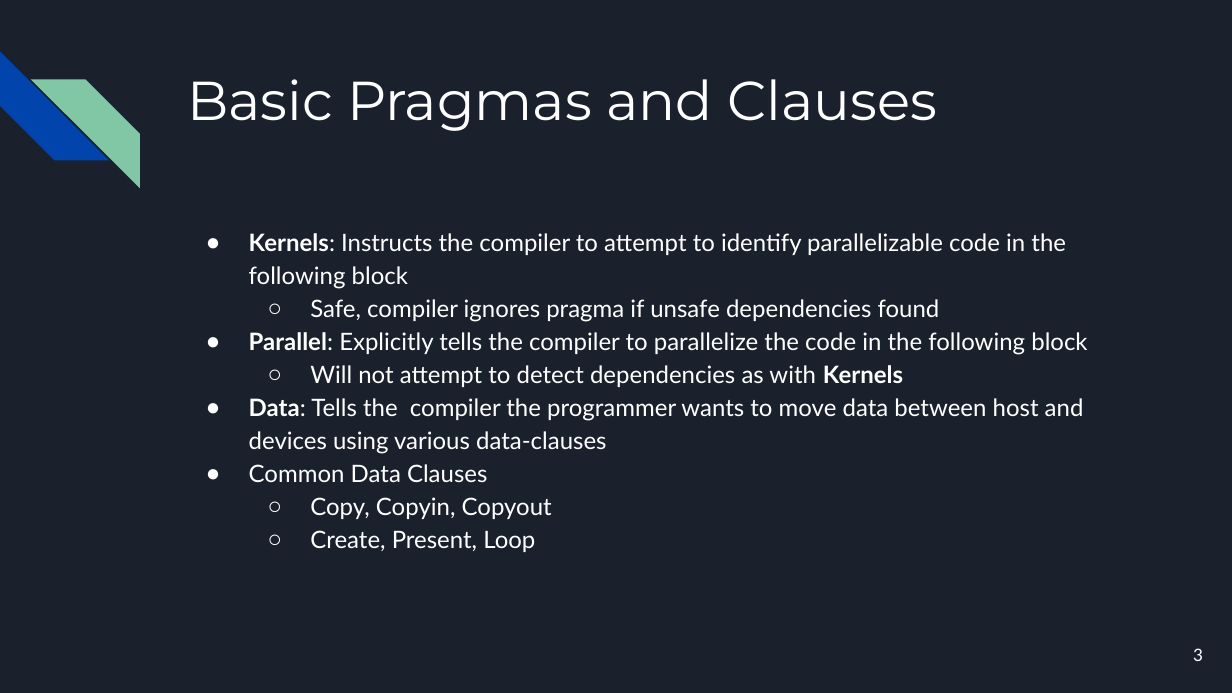
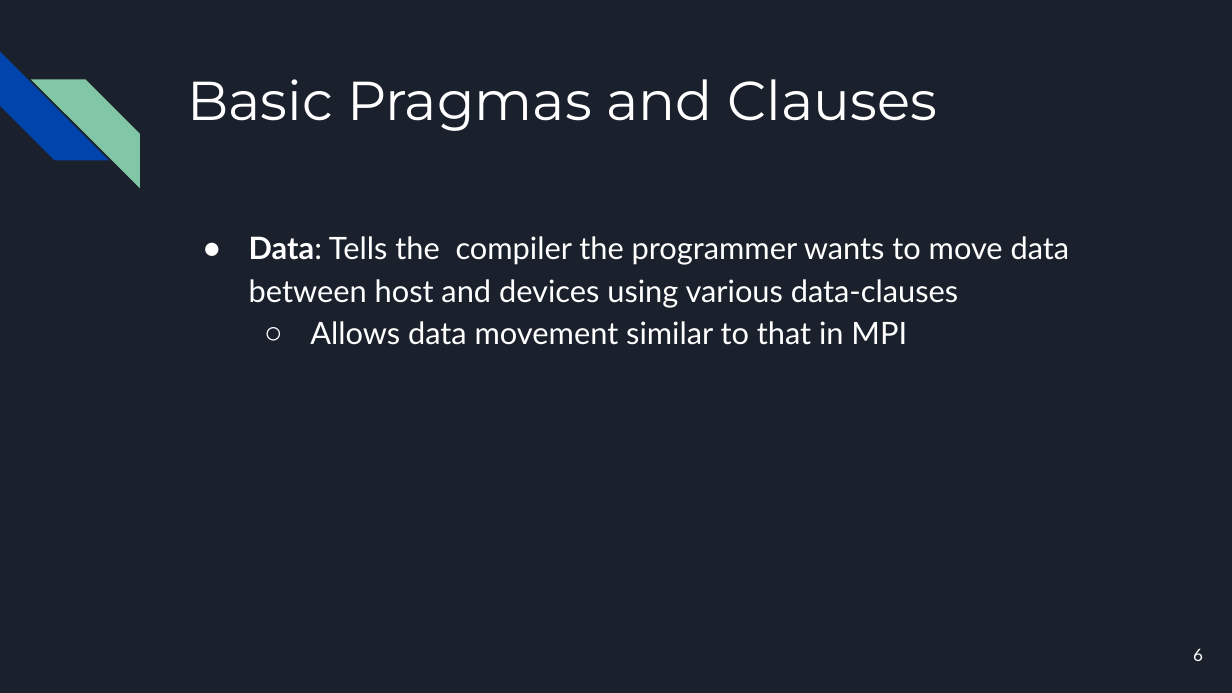
Before and after one commit to Jack-Ansley/1645Project, a slide deck: slide 6 of project.pptx (slide 3 before the commit). Drawn at 1232x693 pixels with LibreOffice and Linux fonts; fonts in the diff are those of the drawing. Boxes give left, top, right and bottom in pixels: in the first picture for what was removed or moved away, otherwise in the second. Text is boxed around its words. In the diff, an @@ line names an element or a change of style, - is before the commit and + after.

```diff
--- a/project.pptx
+++ b/project.pptx
@@ text at (x1=249, y1=233, x2=1087, y2=387): paragraphs removed @@
-● Kernels: Instructs the compiler to attempt to identify parallelizable code in the following block
-  ○ Safe, compiler ignores pragma if unsafe dependencies found
-● Parallel: Explicitly tells the compiler to parallelize the code in the following block
-  ○ Will not attempt to detect dependencies as with Kernels
@@ text at (x1=249, y1=236, x2=1070, y2=308): size 14 to 18 pt in "Data: Tells the compiler the programmer wants ..."; indent changed @@
@@ text at (x1=310, y1=321, x2=907, y2=345): text changed; size 14 to 18 pt @@
-● Common Data Clauses
-  ○ Copy, Copyin, Copyout
-  ○ Create, Present, Loop
+  ○ Allows data movement similar to that in MPI
@@ page number at (x1=1193, y1=648, x2=1203, y2=661): text changed @@
-3
+6
```
Also in this commit, not shown: 2 other slides changed, 14 slides added.
